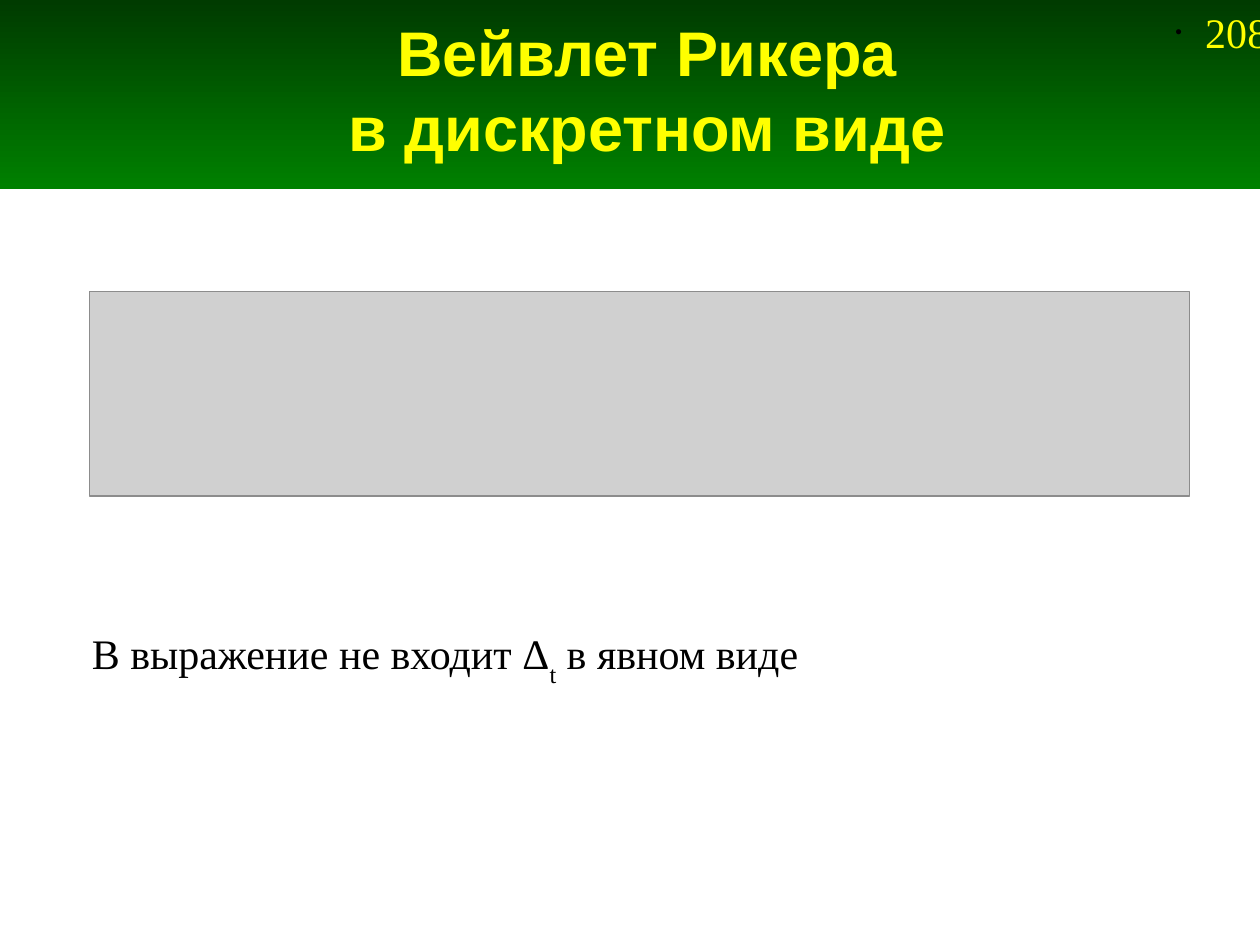
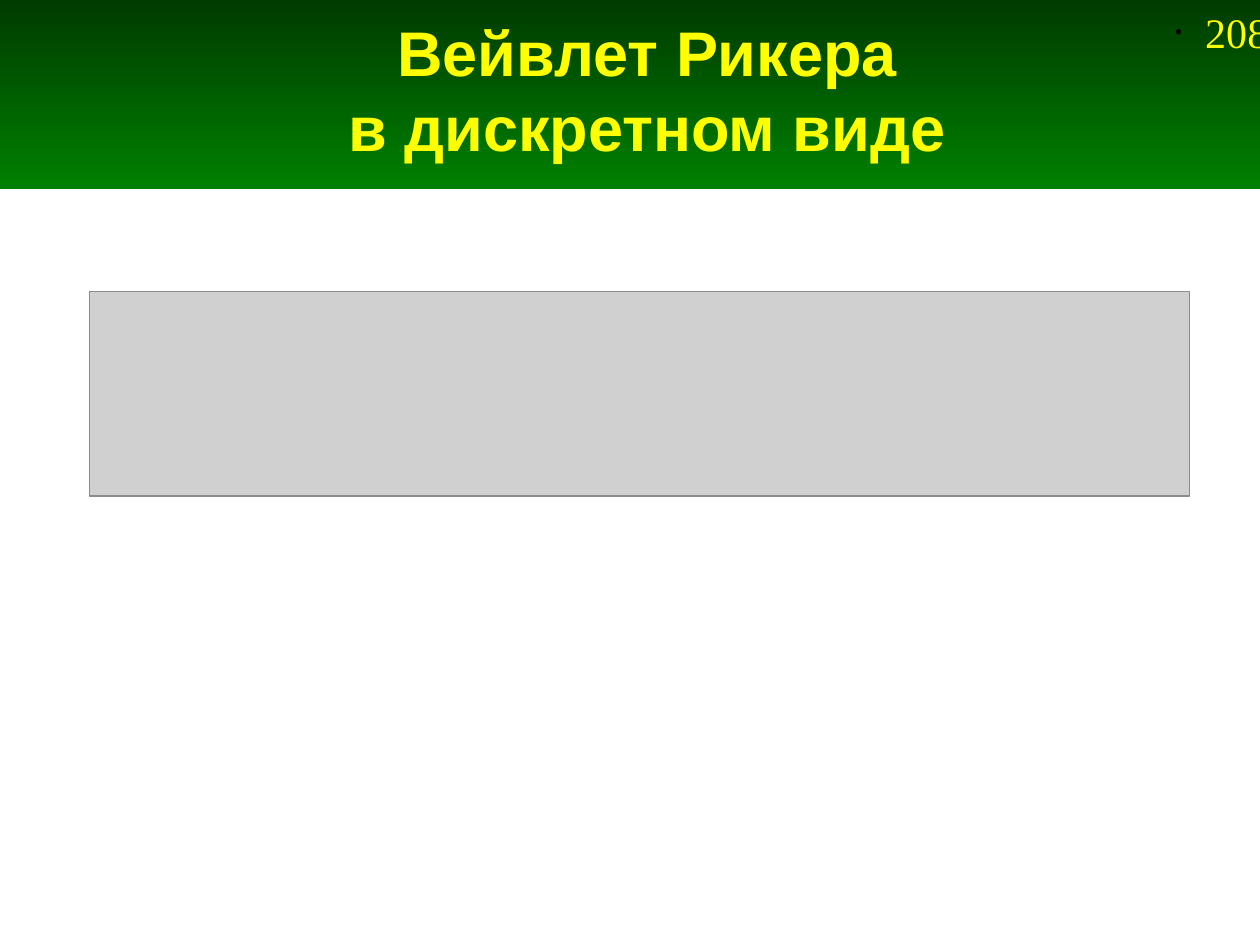
Before and after one commit to andris0147sv/modelling, a slide deck: slide 208 of presentations/2. FDTD.odp. Drawn at 1260x945 pixels with LibreOffice and Linux fonts; fonts in the diff are those of the drawing; grey boxes stand for pictures. Boxes give left, top, right and bottom in pixels: in the first picture for what was removed or moved away, otherwise in the second. Text is boxed around its words. In the diff, an @@ line names an element or a change of style, - is before the commit and + after.

Commit message:
Добавлен скрипт для моделирования распространения вейвлета Рикера в свободном пространестве. Незначительные исправления.

```diff
--- a/presentations/2. FDTD.odp
+++ b/presentations/2. FDTD.odp
@@ text removed at (92,641,798,678) @@
-В выражение не входит Δt в явном виде
```
Also in this commit, not shown: 6 other slides changed, 1 slide added, 4 other files.
